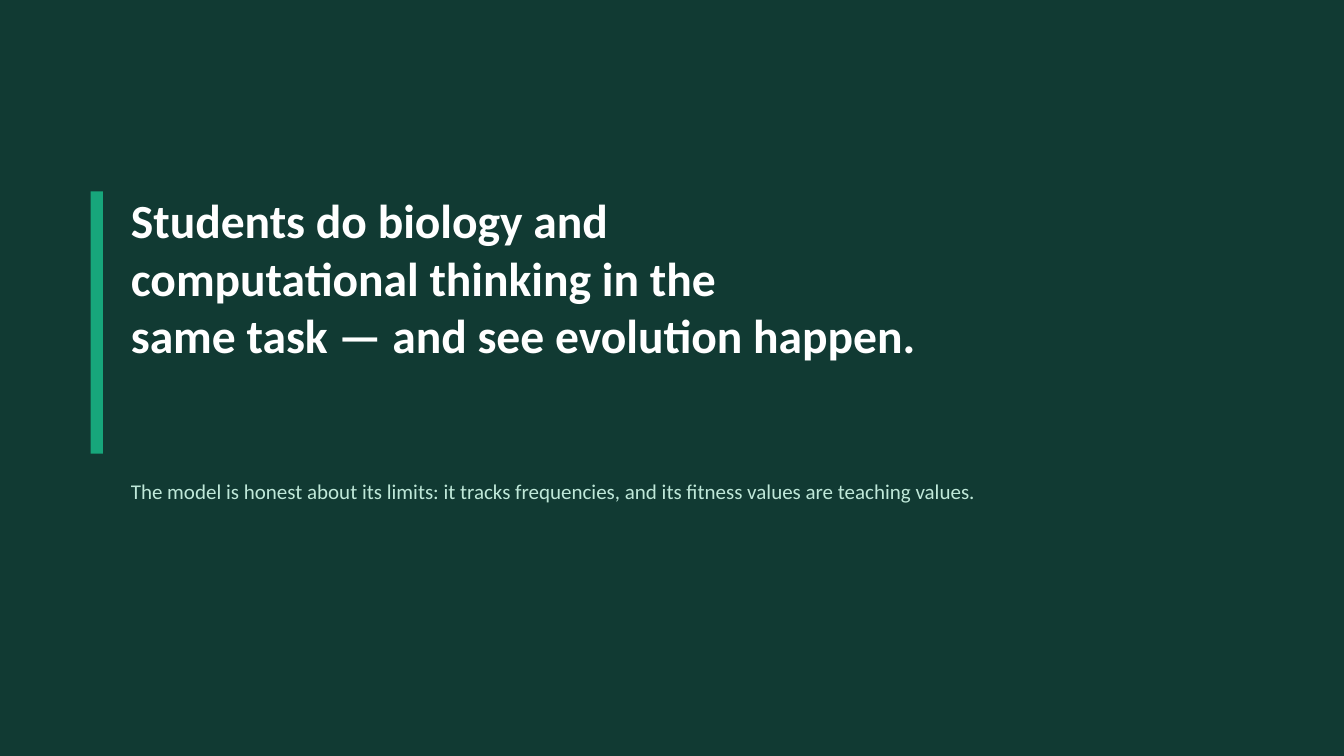
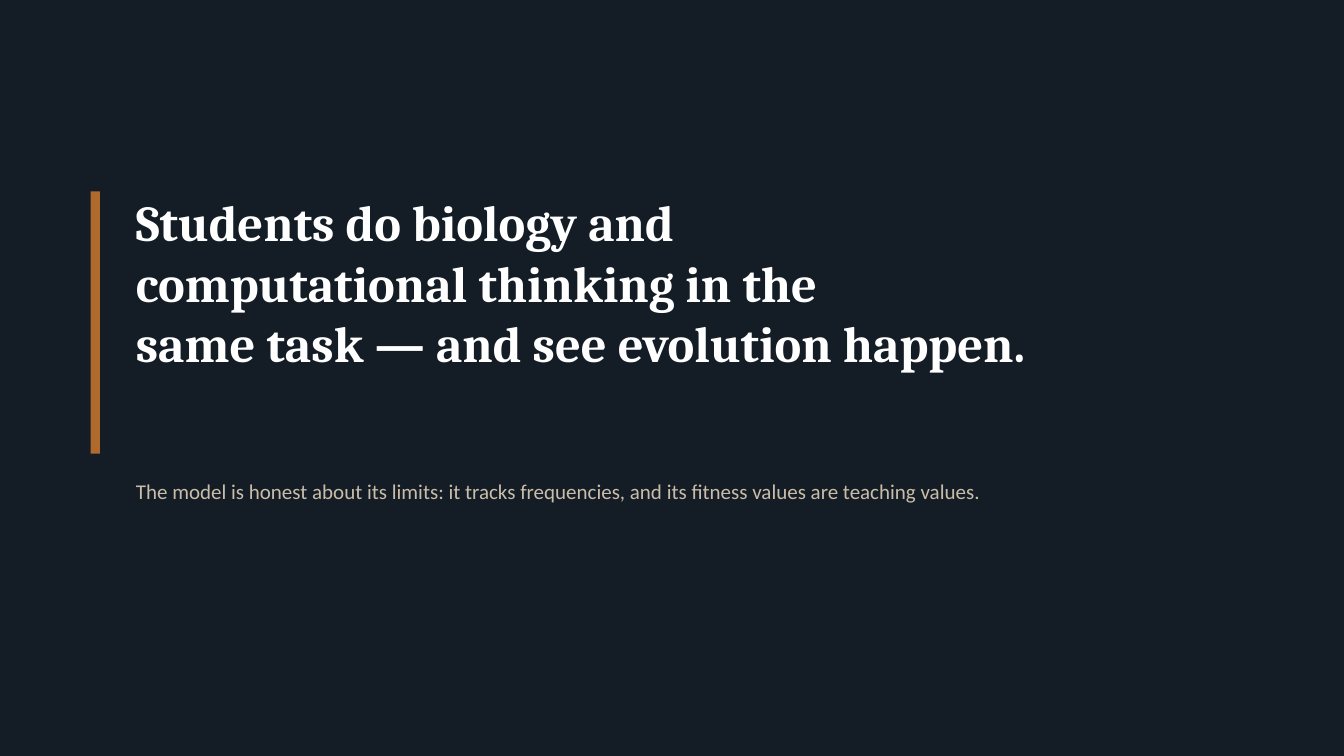
Before and after one commit to felixxxxx11/antibiotic-resistance-sim, a slide deck: slide 13 of INT6064 Individual Module - Slides - WUPENGHUI.pptx. Drawn at 1344x756 pixels with LibreOffice and Linux fonts; fonts in the diff are those of the drawing. Boxes give left, top, right and bottom in pixels: in the first picture for what was removed or moved away, otherwise in the second. Text is boxed around its words. In the diff, an @@ line names an element or a change of style, - is before the commit and + after.

Commit message:
Restyle deck (warm academic palette) and unify document text colors

```diff
--- a/INT6064 Individual Module - Slides - WUPENGHUI.pptx
+++ b/INT6064 Individual Module - Slides - WUPENGHUI.pptx
@@ rectangle at (x1=0, y1=0, x2=1344, y2=756): fill #113A33 to #141D25 @@
@@ rectangle at (x1=91, y1=192, x2=100, y2=454): fill #17A67B to #B06A2E @@
@@ text "Students do biology and computational ..." at (x1=136, y1=206, x2=1025, y2=373): size 34 to 36 pt, font Calibri to Cambria @@
@@ text "The model is honest about ..." at (x1=136, y1=484, x2=980, y2=503): text colour #BFE8D9 to #C9BDAA @@
```
Also in this commit, not shown: 12 other slides changed, 6 other files.
